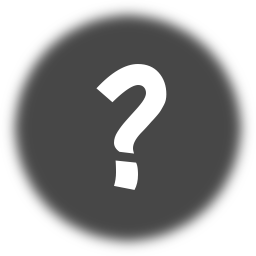
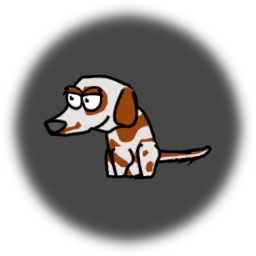
Layered file, before and after one edit (256 × 256). Changes by layer:
showed "WatchDog" over [43, 74, 212, 180]
hid "?" over [96, 64, 167, 190]
